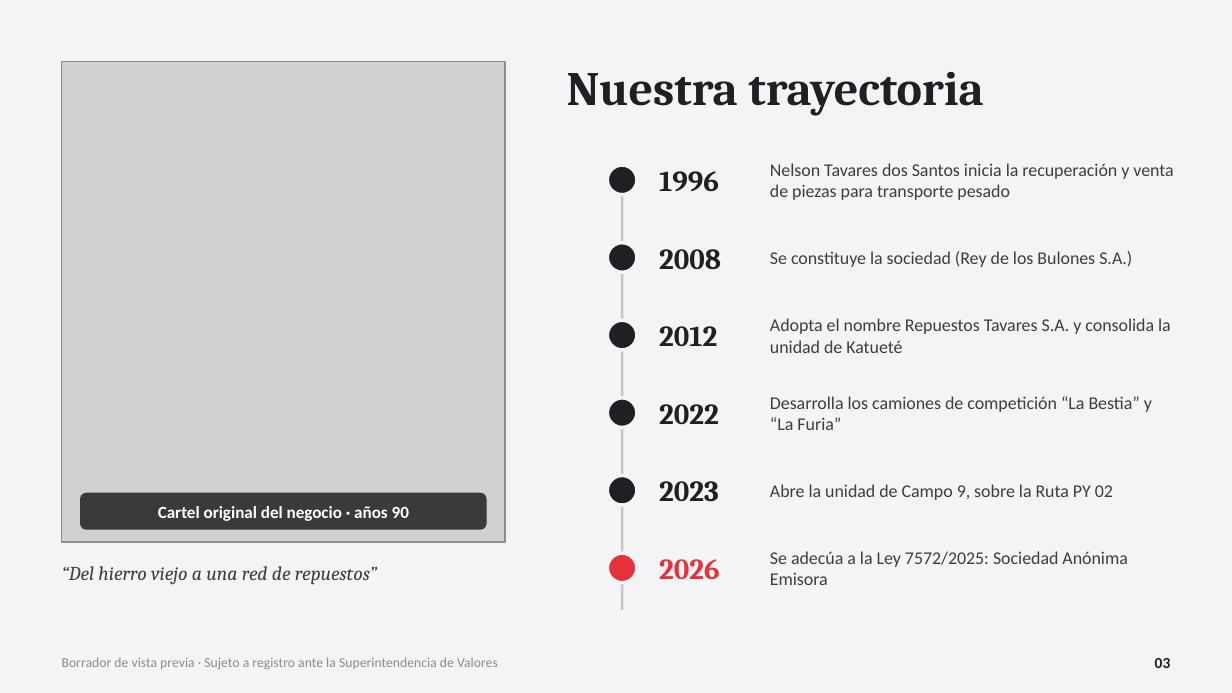
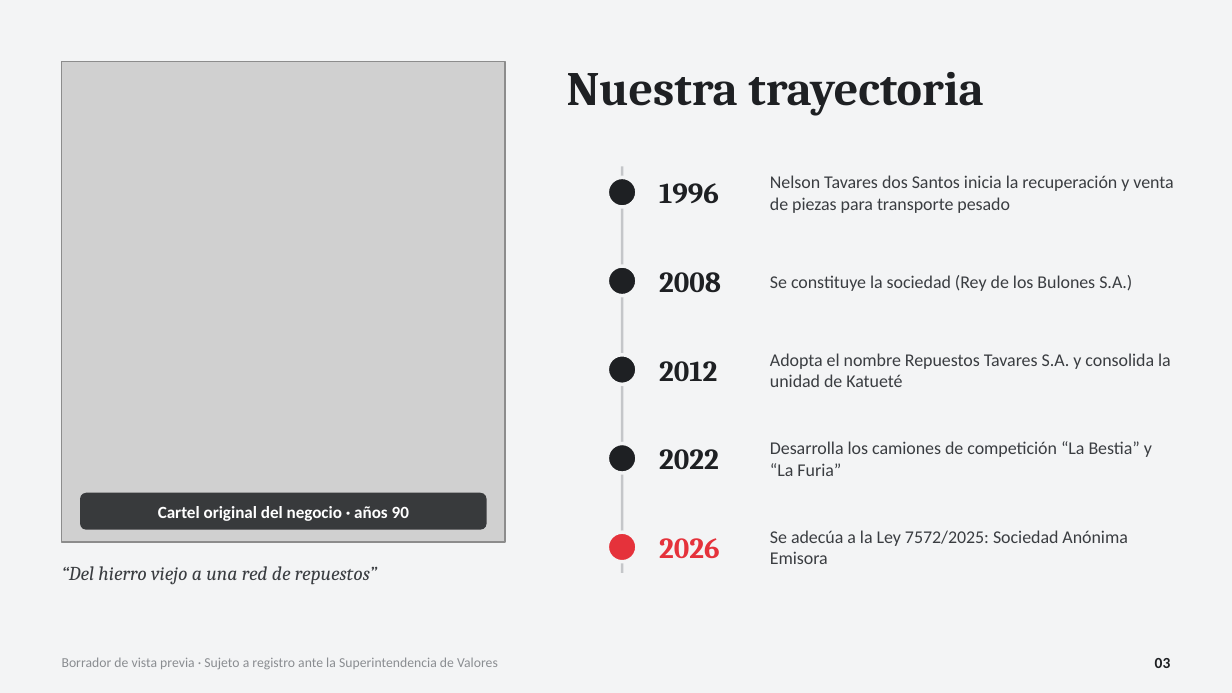
Before and after one commit to josecavalier94/n8n-render-deploy, a slide deck: slide 3 of Vista_Previa_Presentacion_Tavares.pptx. Drawn at 1232x693 pixels with LibreOffice and Linux fonts; fonts in the diff are those of the drawing; grey boxes stand for pictures. Boxes give left, top, right and bottom in pixels: in the first picture for what was removed or moved away, otherwise in the second. Text is boxed around its words. In the diff, an @@ line names an element or a change of style, - is before the commit and + after.

```diff
--- a/Vista_Previa_Presentacion_Tavares.pptx
+++ b/Vista_Previa_Presentacion_Tavares.pptx
@@ 2 texts, 1 ellipse: place and size @@
-2 texts, 1 ellipse at <box>607,163,1173,200</box>
+2 texts, 1 ellipse at <box>607,175,1173,213</box>
@@ line moved from (622, 166) - (622, 610) to (622, 166) - (622, 573) @@
@@ 2 texts, 1 ellipse: place and size @@
-2 texts, 1 ellipse at <box>607,243,1132,272</box>
+2 texts, 1 ellipse at <box>607,266,1132,296</box>
@@ 2 texts, 1 ellipse: place and size @@
-2 texts, 1 ellipse at <box>607,318,1171,353</box>
+2 texts, 1 ellipse at <box>607,353,1171,387</box>
@@ 2 texts, 1 ellipse: place and size @@
-2 texts, 1 ellipse at <box>607,396,1152,430</box>
+2 texts, 1 ellipse at <box>607,441,1152,476</box>
@@ text removed at <box>659,481,719,502</box> @@
-2023
@@ text removed at <box>770,484,1113,500</box> @@
-Abre la unidad de Campo 9, sobre la Ruta PY 02
@@ ellipse: place and size @@
-ellipse at <box>607,476,637,505</box>
+ellipse at <box>607,532,637,562</box>
@@ ellipse at <box>607,532,637,562</box>: fill #1E2023 to #E5323B @@
@@ text "2026": place and size @@
-text "2026" at <box>659,559,720,579</box>
+text "2026" at <box>659,538,720,558</box>
@@ text "Se adecúa a la Ley ...": place and size @@
-text "Se adecúa a la Ley ..." at <box>770,551,1127,585</box>
+text "Se adecúa a la Ley ..." at <box>770,530,1127,564</box>
@@ ellipse removed at <box>607,553,637,583</box> @@
```
Also in this commit, not shown: 3 other slides changed.
